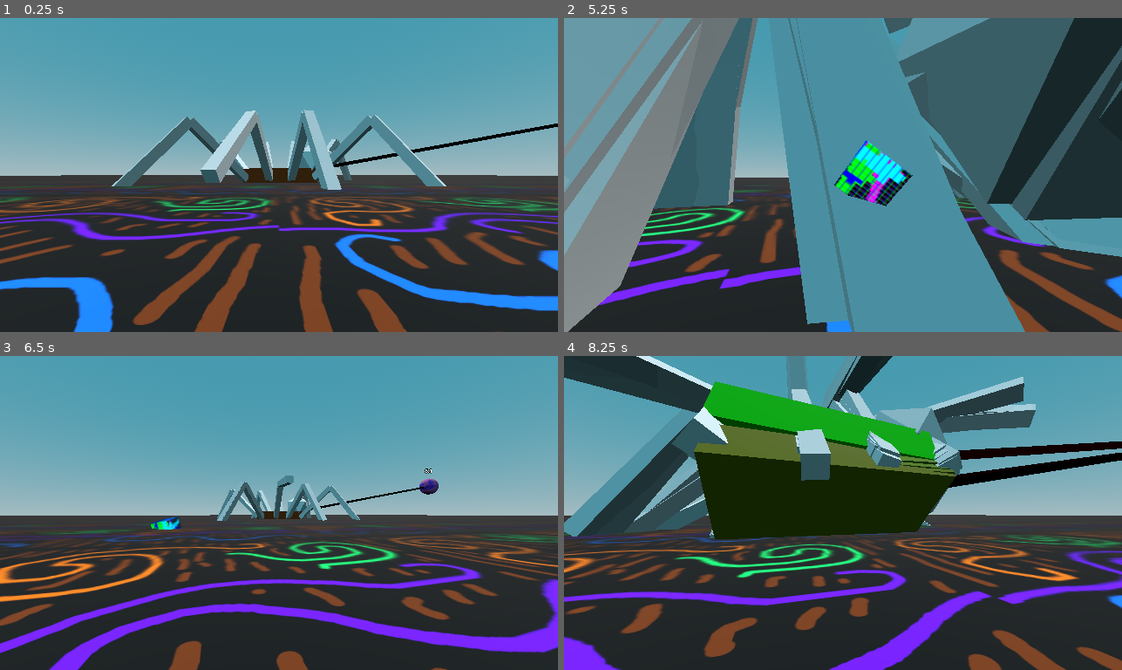
Above: before the commit, frames 1-4 (two rows, left to right).
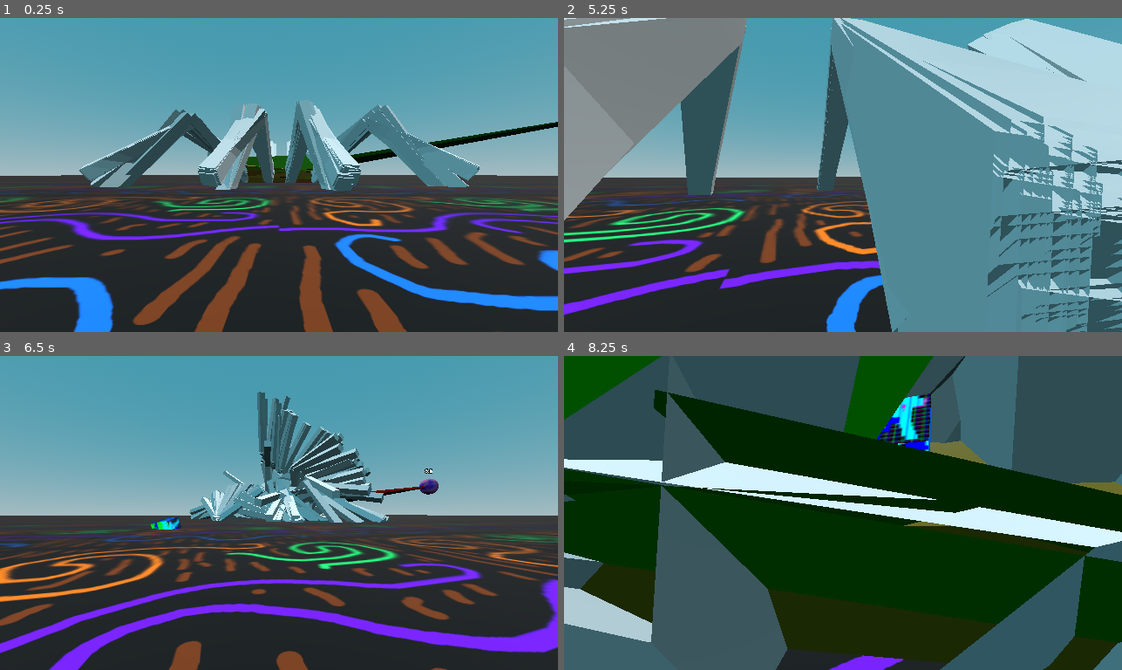
Above: after the commit, the same moments.

Repository: officialErnests/de-ai-ed
Game: Godot game, scene res://scenes/main.tscn
Two runs of this game, one before a commit and one after it. Both use one fixed random seed, a clock stepped at 60 frames per second and the inputs below.
Inputs (mouse positions are in pixels of both pictures, inside the frame that each line leads up to):
- Up to frame 1 (0.25 s): no input
- Up to frame 2 (5.25 s): tap Enter at 0.5 s; move the mouse to (870, 175) at 0.52 s; press the mouse at (870, 175) at 0.53 s; hold W (movement_forward) 0.53-1.25 s; release the mouse at (870, 175) at 1.25 s; drag from (731, 190) to (815, 237) at 1.27 s; move the mouse to (898, 105) at 2.02 s; hold D (movement_right) 2.03-2.75 s; hold Mouse wheel down (scroll_down) 2.03-2.75 s; drag from (815, 237) to (675, 127) at 2.77 s; move the mouse to (1010, 222) at 3.52 s; press the mouse at (1010, 222) at 3.53 s; hold A (movement_left) 3.53-4.25 s; release the mouse at (1010, 222) at 4.25 s; drag from (675, 127) to (759, 96) at 4.27 s; tap Space at 5 s; move the mouse to (870, 175) at 5.02 s; hold S (movement_backward) from 5.03 s (still down); hold Mouse wheel down (scroll_down) from 5.03 s (still down); click (870, 175) at 5.17 s
- Up to frame 3 (6.5 s): release S (movement_backward) at 5.75 s; release Mouse wheel down (scroll_down) at 5.75 s; drag from (195, 434) to (167, 528) at 5.77 s
- Up to frame 4 (8.25 s): move the mouse to (965, 497) at 6.52 s; press the mouse at (965, 497) at 6.53 s; hold W (movement_forward) 6.53-7.25 s; release the mouse at (965, 497) at 7.25 s; drag from (731, 528) to (815, 575) at 7.27 s; move the mouse to (898, 443) at 8.02 s; hold S (movement_backward) from 8.03 s (still down); hold Mouse wheel down (scroll_down) from 8.03 s (still down)

The runs differ from the first frame. In frame 1, 7.3% of the frame differs, in the area x 14-100%, y 26-55%; in frame 2, 57%; in frame 3, 6.4%; in frame 4, 91%, in the area x 0-100%, y 0-100%.

Commit message:
WOOOOOOOOORKS :DDDDDDD

Diff:
--- a/scenes/main.tscn
+++ b/scenes/main.tscn
@@ -111,7 +111,6 @@
 
 [node name="Spidersss" type="Node3D" parent="." node_paths=PackedStringArray("node_visualiser")]
 script = ExtResource("7_tipki")
-spiders_per_batch = 10
-training_time = 3
+training_time = 5
 mutation_chance = 10
 node_visualiser = NodePath("../Camera_setup/NeckOrSmthing/Dron/Floating_cam/CanvasLayer")
--- a/scenes/spider.tscn
+++ b/scenes/spider.tscn
@@ -774,10 +774,10 @@
 shape = SubResource("BoxShape3D_5iqwl")
 
 [node name="Physical Bone Leg_FL_l" type="PhysicalBone3D" parent="Skeleton3D/PhysicalBoneSimulator3D" groups=["Movable"]]
-transform = Transform3D(0.72792345, 0.46938565, 0.49980453, 0.02996188, 0.7064692, -0.70710933, -0.68500346, 0.5296965, 0.5001918, -0.73749995, 0.33587578, -0.4874999)
+transform = Transform3D(0.7095418, 0.49673522, 0.4998045, 0.0030668378, 0.7070977, -0.7071092, -0.70465666, 0.5032564, 0.5001919, -0.73749995, 0.33587578, -0.4874999)
 joint_type = 5
-joint_offset = Transform3D(1, 0, 0, 0, 1, 0, 0, 0, 1, 0.00012993584, -3.831347e-06, 0.47500002)
-body_offset = Transform3D(0.6429592, 0.76590055, -0.0001696404, -0.00027355552, 8.106232e-06, -1.0000001, -0.7659005, 0.6429591, 0.00021466613, -2.9802322e-08, 0.47500014, 1.4901161e-08)
+joint_offset = Transform3D(1, 0, 0, 0, 1, 0, 0, 0, 1, 0.00013006943, 1.0347853e-06, 0.47500014)
+body_offset = Transform3D(0.6133598, 0.7898036, -0.00016961433, -0.00027382374, -2.1755695e-06, -1, -0.7898035, 0.61335987, 0.00021490455, -2.9802322e-08, 0.47500014, 1.4901161e-08)
 bone_name = "Leg_FL.l"
 joint_constraints/x/linear_limit_enabled = true
 joint_constraints/x/linear_limit_upper = 0.0
--- a/scripts/agent.gd
+++ b/scripts/agent.gd
@@ -41,12 +41,12 @@
 		var calculation = calculate(spider.getData())
 		var upper_leg = []
 		var base_leg = []
-		# for i in range(calculation.size() / 3.0):
 		for i in range(calculation.size() / 3.0):
-			upper_leg.append(Vector3(0, 0, 0))
-			base_leg.append(Vector3(1, 0, 0))
-			# upper_leg.append(Vector3(calculation[i], calculation[i + 1], calculation[i + 2]))
-			# base_leg.append(Vector3(calculation[i], calculation[i + 1], calculation[i + 2]))
+		# for i in range(8):
+			# upper_leg.append(Vector3(0, 0, 0))
+			# base_leg.append(Vector3(0, 10, 0))
+			upper_leg.append(Vector3(calculation[i], 0, 0))
+			base_leg.append(Vector3(calculation[i], calculation[i + 1], 0))
 		spider.setVel(upper_leg, base_leg)
 		updateVisualisation()
 
--- a/scripts/spiders_skeleton.gd
+++ b/scripts/spiders_skeleton.gd
@@ -37,20 +37,19 @@
 	var skeleton_main_node
 	func _init(p_bones, p_main) -> void:
 		skeleton_main_node = p_main
-		for x in range((p_bones.size() + 3) / 2.0):
+		for x in range((p_bones.size() + 1) / 2.0):
 			if x == 0:
 				bone_base = Leg_bone.new(p_bones[x], null, null)
 				bone_base_start_transform = p_bones[x].transform
 				continue
-			print(x * 2 - 3)
 			leg_base_bones.append(Leg_bone.new(
-				p_bones[x * 2 - 3],
+				p_bones[x * 2 - 1],
 				bone_base.bone,
-				p_bones[x * 2 - 2]
+				p_bones[x * 2]
 			))
 			leg_upper_bones.append(Leg_bone.new(
-					p_bones[x * 2 - 2],
-					p_bones[x * 2 - 3],
+					p_bones[x * 2],
+					p_bones[x * 2 - 1],
 					null
 			))
 
@@ -77,8 +76,6 @@
 
 	func setVel(p_upper_leg, p_base_leg):
 		velocity_set = true
-		print(leg_base_bones.size())
-		print(leg_upper_bones.size())
 		for i_vel in range(leg_base_bones.size()):
 			leg_base_bones[i_vel].set_dir_velocity = p_base_leg[i_vel]
 			leg_upper_bones[i_vel].set_dir_velocity = p_upper_leg[i_vel]
